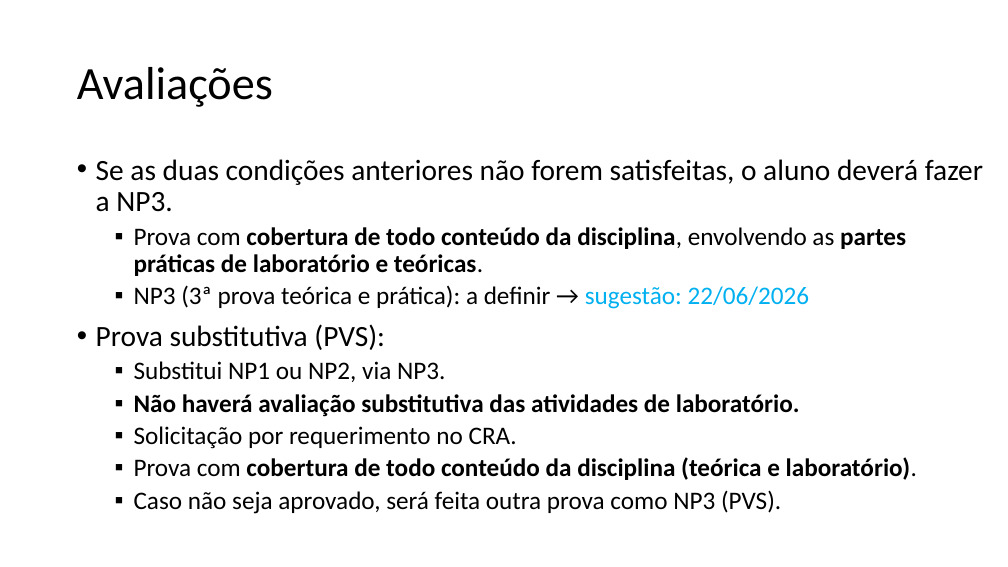
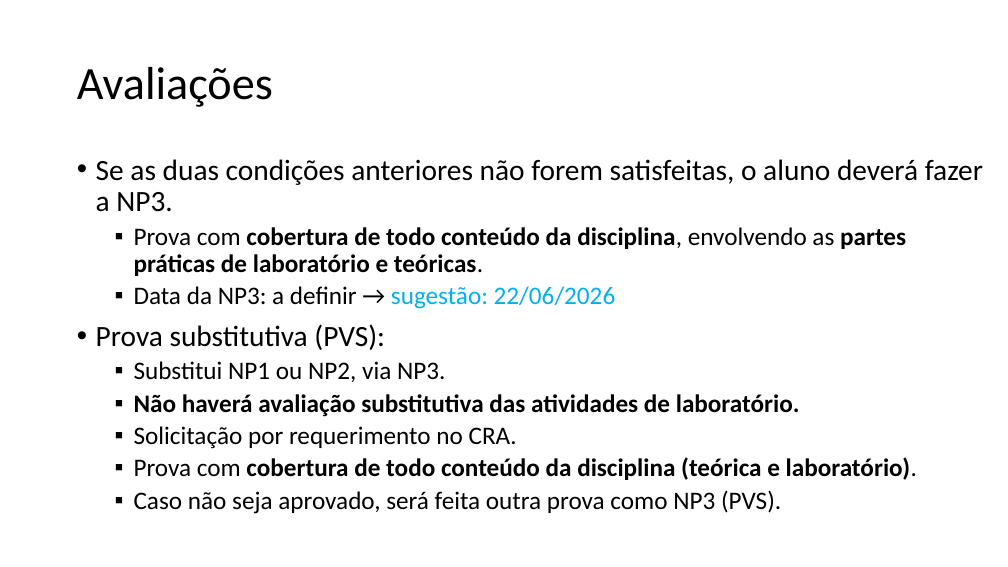
Before and after one commit to zz4fap/c24_inteligencia_artificial, a slide deck: slide 7 of slides/C24_Introdução.pptx. Drawn at 1008x567 pixels with LibreOffice and Linux fonts; fonts in the diff are those of the drawing. Boxes give left, top, right and bottom in pixels: in the first picture for what was removed or moved away, otherwise in the second. Text is boxed around its words. In the diff, an @@ line names an element or a change of style, - is before the commit and + after.

```diff
--- a/slides/C24_Introdução.pptx
+++ b/slides/C24_Introdução.pptx
@@ text at [134,286,616,309]: text changed @@
-  ▪ NP3 (3ª prova teórica e prática): a definir → sugestão: 22/06/2026
+  ▪ Data da NP3: a definir → sugestão: 22/06/2026
```
Also in this commit, not shown: 21 other slides changed, 1 slide added, 1 other file.
